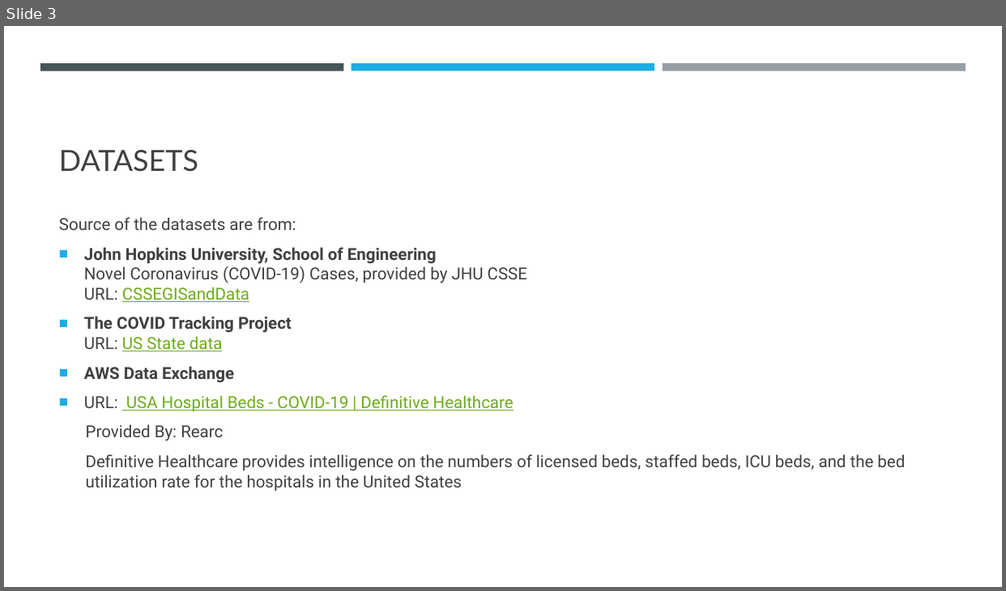
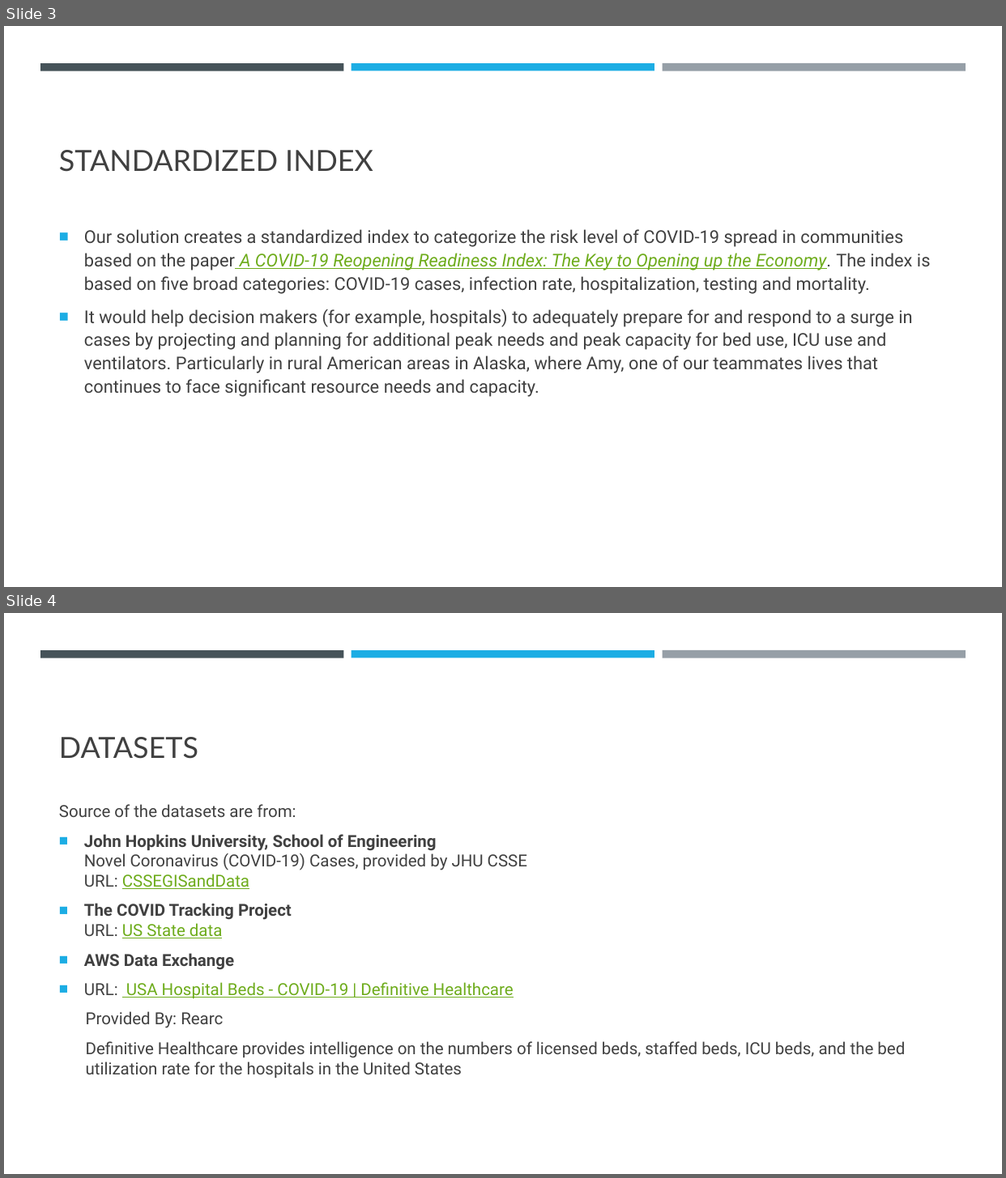
Before and after one commit to elizabethqiu/2020-wwcode-dshackathon-covid19ml, a slide deck: Team 9 - Karen Sparck-Jones/Team 9 - Karen Sparck-Jones.pptx. Shown one above the other, each under a label of ours: slide 3 before the commit, slides 3 and 4 after it. The pictures are 1006x591 and 1006x1178 pixels, drawn with LibreOffice and Linux fonts; fonts in the diff are those of the drawing. Boxes give left, top, right and bottom in pixels: in the first picture for what was removed or moved away, otherwise in the second. Text is boxed around its words. In the diff, an @@ line names an element or a change of style, - is before the commit and + after.

```diff
--- a/Team 9 - Karen Sparck-Jones/Team 9 - Karen Sparck-Jones.pptx
+++ b/Team 9 - Karen Sparck-Jones/Team 9 - Karen Sparck-Jones.pptx
@@ slide 3 added at bbox=[4, 26, 1002, 587], background #FFFFFF; not listed: 3 template elements that a slide beside it also shows @@
@@ title added at bbox=[59, 150, 373, 172], 28 pt, text #404040 @@
+STANDARDIZED INDEX
@@ text added at bbox=[84, 229, 931, 397], 17 pt, text #404040 @@
+■ Our solution creates a standardized index to categorize the risk level of COVID-19 spread in communities based on the paper A COVID-19 Reopening Readiness Index: The Key to Opening up the Economy. The index is based on five broad categories: COVID-19 cases, infection rate, hospitalization, testing and mortality.
+■ It would help decision makers (for example, hospitals) to adequately prepare for and respond to a surge in cases by projecting and planning for additional peak needs and peak capacity for bed use, ICU use and ventilators. Particularly in rural American areas in Alaska, where Amy, one of our teammates lives that continues to face significant resource needs and capacity.
@@ what was slide 3 is now slide 4 @@
```
Also in this commit, not shown: 4 slides changed, 4 other slides added, 2 slides removed.
